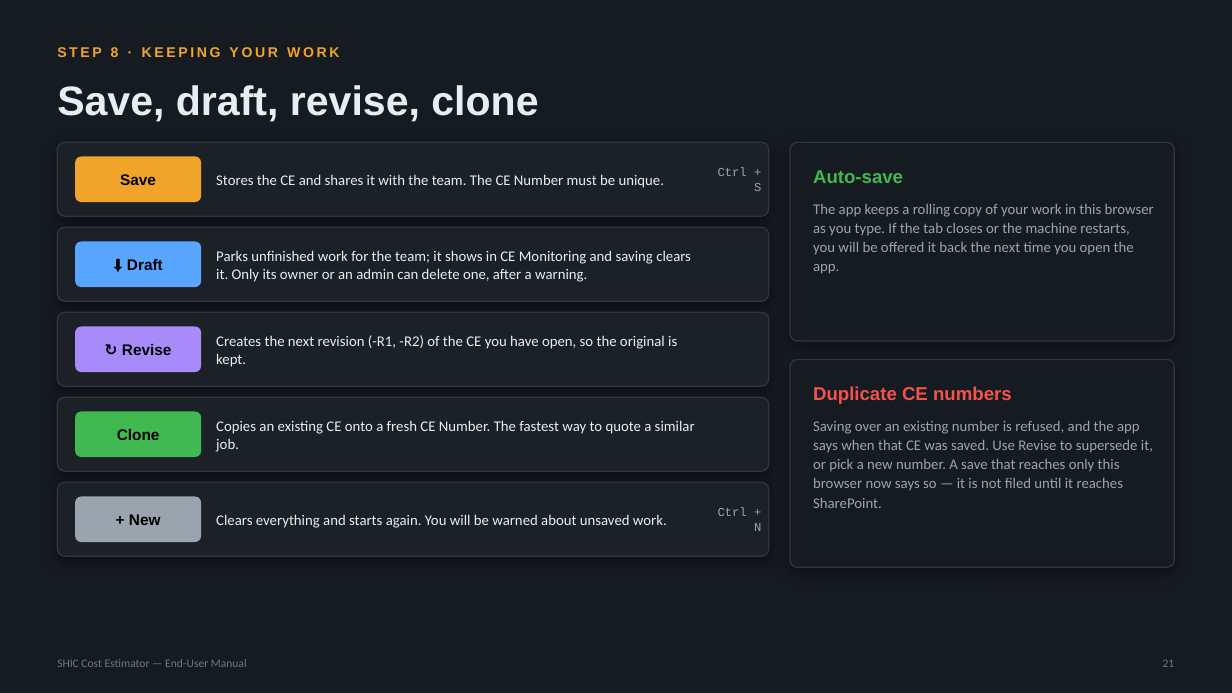
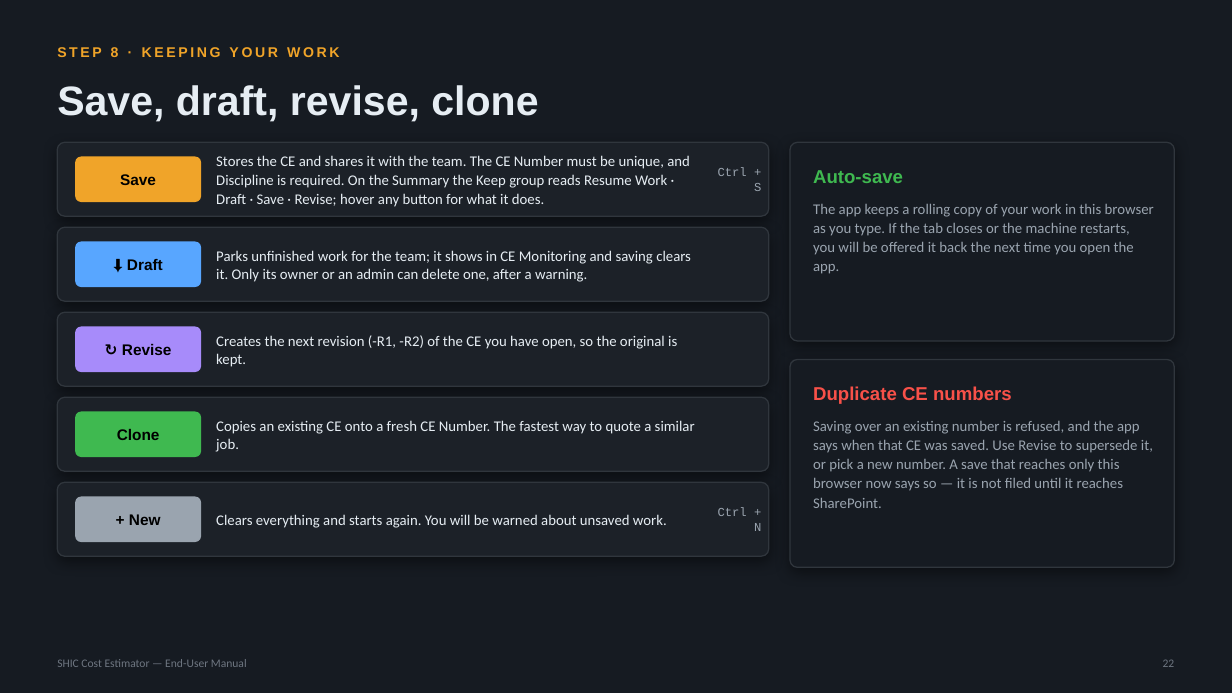
Before and after one commit to SYNERCORE/CostEstimation, a slide deck: slide 22 of docs/SHIC-Cost-Estimator-User-Manual.pptx (slide 21 before the commit). Drawn at 1232x693 pixels with LibreOffice and Linux fonts; fonts in the diff are those of the drawing. Boxes give left, top, right and bottom in pixels: in the first picture for what was removed or moved away, otherwise in the second. Text is boxed around its words. In the diff, an @@ line names an element or a change of style, - is before the commit and + after.

```diff
--- a/docs/SHIC-Cost-Estimator-User-Manual.pptx
+++ b/docs/SHIC-Cost-Estimator-User-Manual.pptx
@@ text at [216,155,690,207]: text changed @@
-Stores the CE and shares it with the team. The CE Number must be unique.
+Stores the CE and shares it with the team. The CE Number must be unique, and Discipline is required. On the Summary the Keep group reads Resume Work · Draft · Save · Revise; hover any button for what it does.
```
Also in this commit, not shown: 26 other slides changed, 2 slides added.
